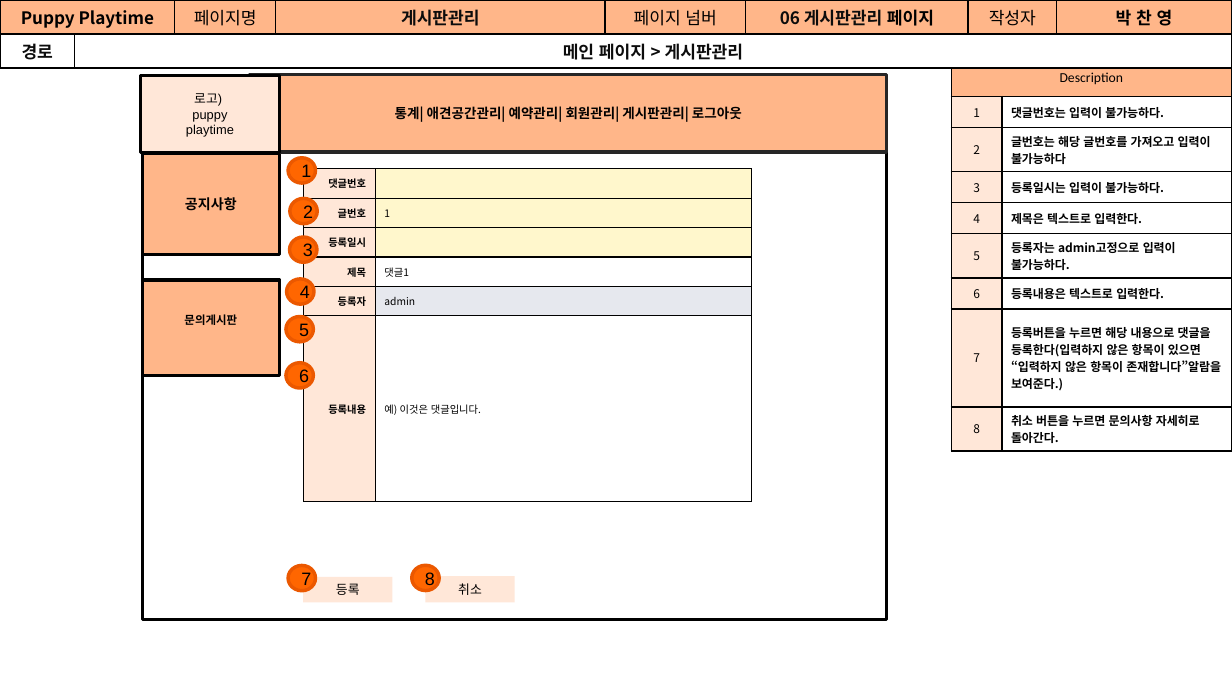
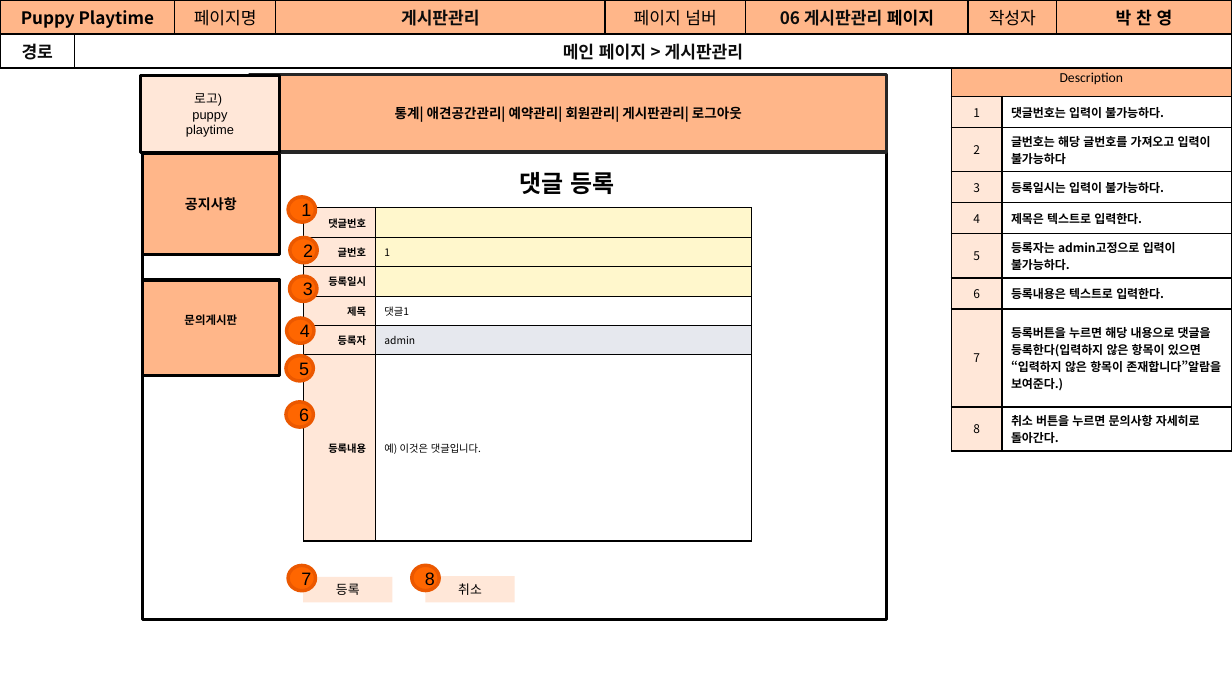
Before and after one commit to Jogging-Kim-Chaebak/PuppyPlaytime, a slide deck: slide 32 of 프로젝트 산출물/9. 스토리보드/Puppy Playtime 관리자 스토리보드.pptx. Drawn at 1232x694 pixels with LibreOffice and Linux fonts; fonts in the diff are those of the drawing. Boxes give left, top, right and bottom in pixels: in the first picture for what was removed or moved away, otherwise in the second. Text is boxed around its words. In the diff, an @@ line names an element or a change of style, - is before the commit and + after.

```diff
--- a/프로젝트 산출물/9. 스토리보드/Puppy Playtime 관리자 스토리보드.pptx
+++ b/프로젝트 산출물/9. 스토리보드/Puppy Playtime 관리자 스토리보드.pptx
@@ text added at [520,172,614,194], 14 pt, text #000000, bold @@
+댓글 등록
@@ 6 ellipses, 1 table: place and size @@
-6 ellipses, 1 table at [286,158,752,501]
+6 ellipses, 1 table at [286,197,752,541]
```
Also in this commit, not shown: 23 other slides changed, 1 slide removed, 3 other files.
